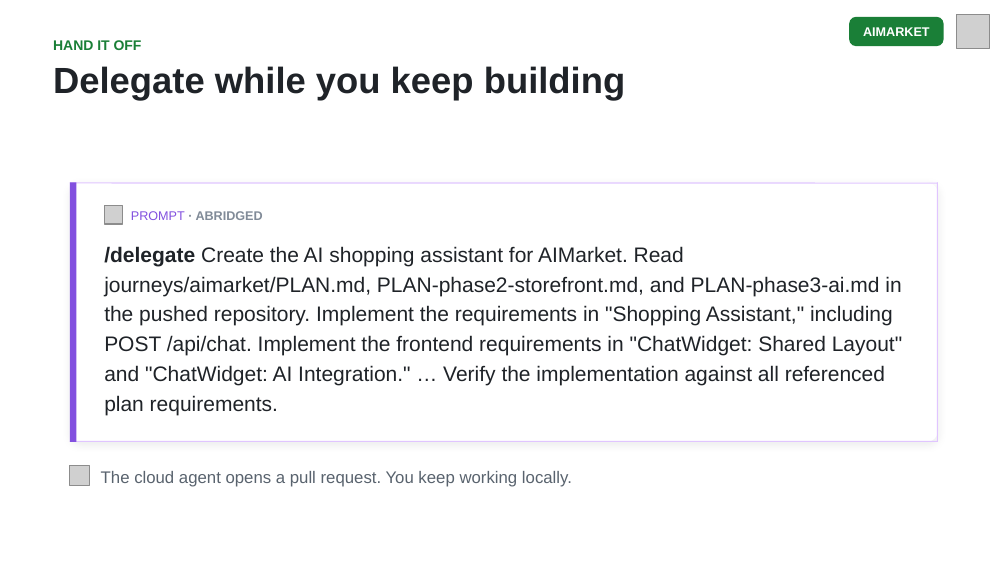
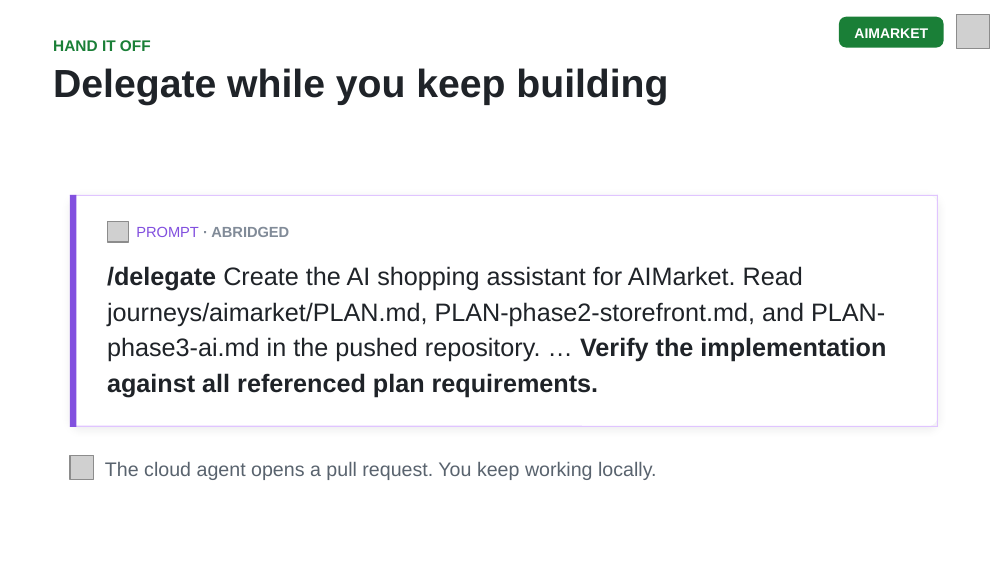
Before and after one commit to DanWahlin/agentic-journeys, a slide deck: slide 15 of slides/02-aimarket.pptx. Drawn at 1008x567 pixels with LibreOffice and Linux fonts; fonts in the diff are those of the drawing; grey boxes stand for pictures. Boxes give left, top, right and bottom in pixels: in the first picture for what was removed or moved away, otherwise in the second. Text is boxed around its words. In the diff, an @@ line names an element or a change of style, - is before the commit and + after.

```diff
--- a/slides/02-aimarket.pptx
+++ b/slides/02-aimarket.pptx
@@ rounded rectangle at (839,17,943,48): proportions changed @@
@@ rounded rectangle: place and size @@
-rounded rectangle at (849,17,943,46)
+rounded rectangle at (839,17,943,48)
@@ text "AIMARKET": place and size @@
-text "AIMARKET" at (863,27,930,36)
+text "AIMARKET" at (854,28,928,38)
@@ text "AIMARKET" at (854,28,928,38): size 9 to 10 pt @@
@@ text "HAND IT OFF" at (53,40,151,51): size 10 to 11 pt @@
@@ text "Delegate while you keep building" at (53,68,668,105): size 26 to 28 pt; line spacing 31pt to 33pt @@
@@ rounded rectangle: place and size @@
-rounded rectangle at (70,182,937,442)
+rounded rectangle at (70,195,937,426)
@@ rounded rectangle at (70,195,937,426): proportions changed @@
@@ line moved from (70, 183) - (938, 183) to (70, 196) - (938, 196) @@
@@ line moved from (74, 182) - (74, 442) to (74, 195) - (74, 426) @@
@@ line moved from (937, 182) - (937, 442) to (937, 195) - (937, 426) @@
@@ picture: place and size @@
-picture at (104,206,122,224)
+picture at (107,221,128,242)
@@ text "PROMPT · ABRIDGED": place and size @@
-text "PROMPT · ABRIDGED" at (131,211,263,220)
+text "PROMPT · ABRIDGED" at (136,227,289,237)
@@ text "PROMPT · ABRIDGED" at (136,227,289,237): size 9 to 10.5 pt @@
@@ text at (107,266,886,398): text changed; size 15 to 18 pt @@
-/delegate Create the AI shopping assistant for AIMarket. Read journeys/aimarket/PLAN.md, PLAN-phase2-storefront.md, and PLAN-phase3-ai.md in the pushed repository. Implement the requirements in "Shopping Assistant," including POST /api/chat. Implement the frontend requirements in "ChatWidget: Shared Layout" and "ChatWidget: AI Integration." … Verify the implementation against all referenced plan requirements.
+/delegate Create the AI shopping assistant for AIMarket. Read journeys/aimarket/PLAN.md, PLAN-phase2-storefront.md, and PLAN-phase3-ai.md in the pushed repository. … Verify the implementation against all referenced plan requirements.
@@ line moved from (70, 442) - (938, 442) to (70, 426) - (938, 426) @@
@@ picture: place and size @@
-picture at (70,466,89,485)
+picture at (70,456,94,480)
@@ text "The cloud agent opens a ...": place and size @@
-text "The cloud agent opens a ..." at (101,471,572,487)
+text "The cloud agent opens a ..." at (105,462,656,480)
@@ text "The cloud agent opens a ..." at (105,462,656,480): size 12 to 14 pt; line spacing 16pt to 18pt @@
```
Also in this commit, not shown: 24 other slides changed, 7 other files.
